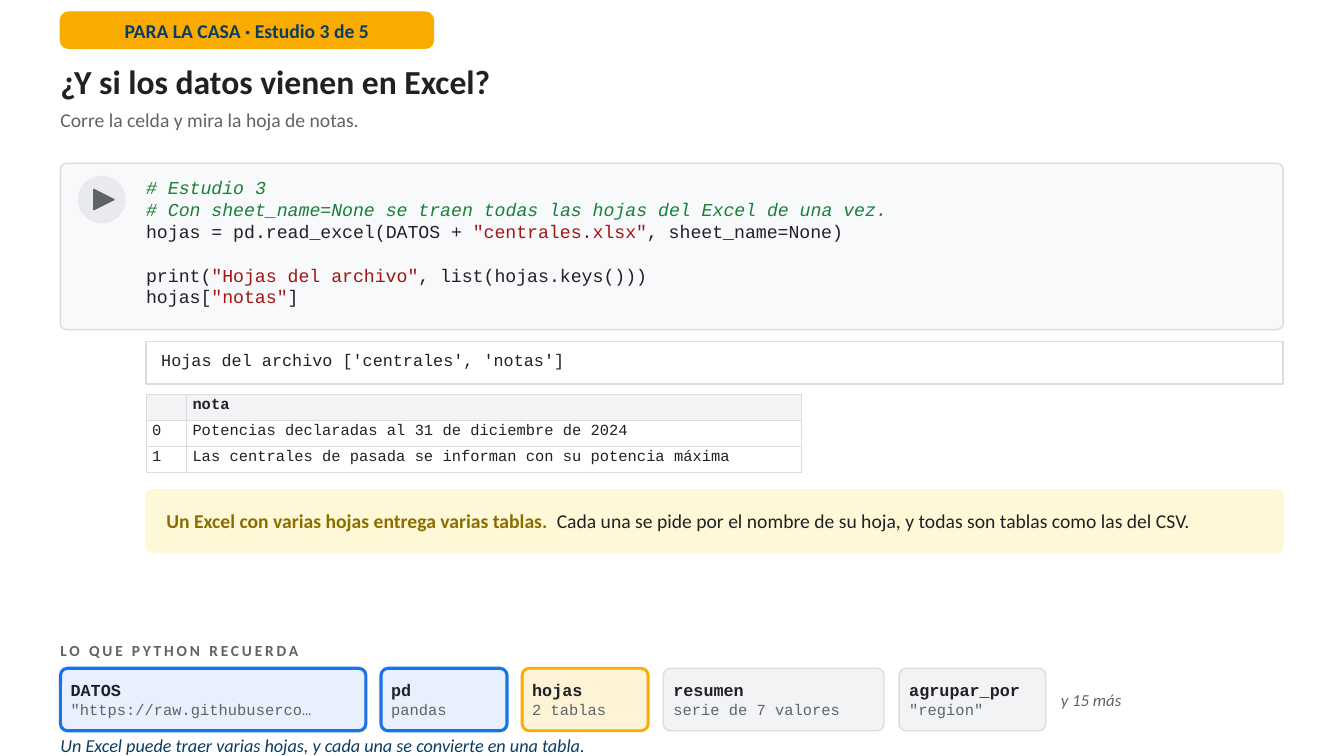
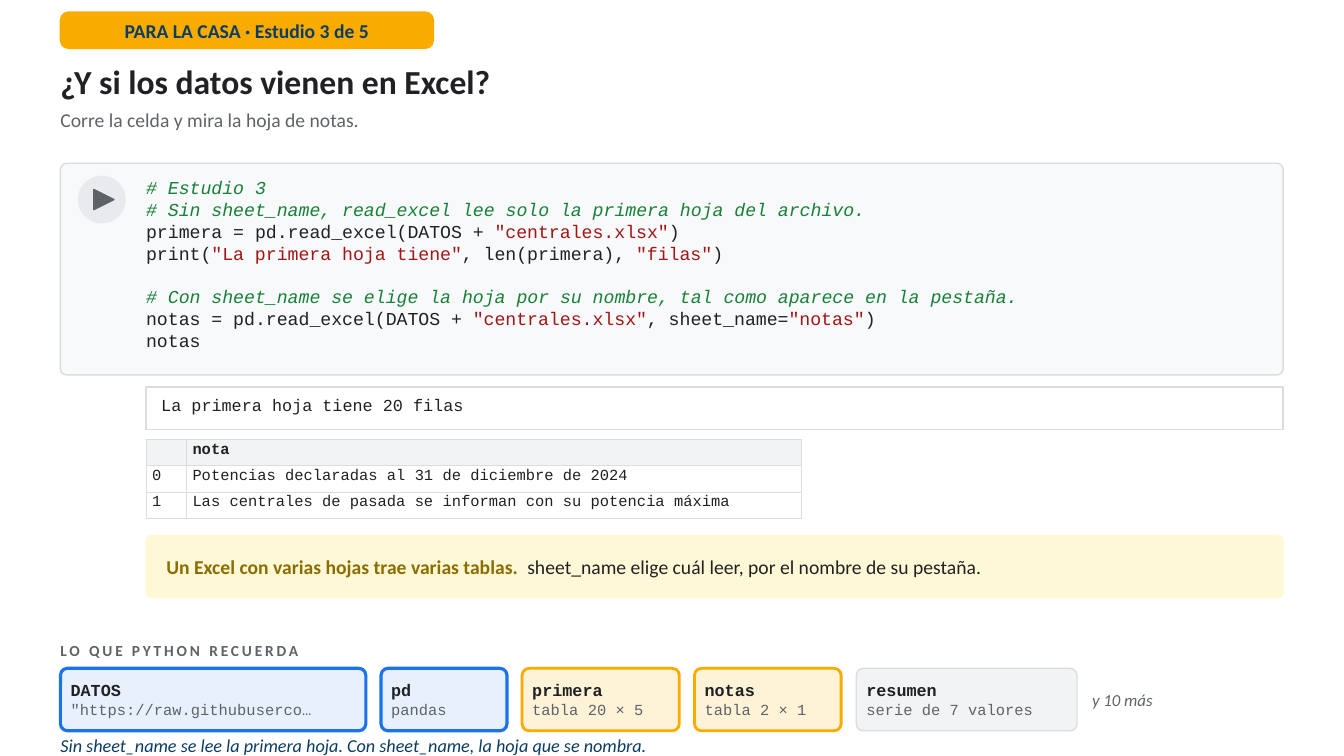
Before and after one commit to RodrigoMSB/curso-python-minergia, a slide deck: slide 52 of presentaciones/Simulador_Lab01_guiado.pptx (slide 53 before the commit). Drawn at 1344x756 pixels with LibreOffice and Linux fonts; fonts in the diff are those of the drawing. Boxes give left, top, right and bottom in pixels: in the first picture for what was removed or moved away, otherwise in the second. Text is boxed around its words. In the diff, an @@ line names an element or a change of style, - is before the commit and + after.

```diff
--- a/presentaciones/Simulador_Lab01_guiado.pptx
+++ b/presentaciones/Simulador_Lab01_guiado.pptx
@@ rounded rectangle: place and size @@
-rounded rectangle at <box>60,163,1284,330</box>
+rounded rectangle at <box>60,163,1284,375</box>
@@ rounded rectangle at <box>60,163,1284,375</box>: proportions changed @@
@@ text at <box>146,203,1018,347</box>: text changed; text colour #202124 to #188038 @@
-# Con sheet_name=None se traen todas las hojas del Excel de una vez.
-hojas = pd.read_excel(DATOS + "centrales.xlsx", sheet_name=None)
-print("Hojas del archivo", list(hojas.keys()))
-hojas["notas"]
+# Sin sheet_name, read_excel lee solo la primera hoja del archivo.
+primera = pd.read_excel(DATOS + "centrales.xlsx")
+print("La primera hoja tiene", len(primera), "filas")
+# Con sheet_name se elige la hoja por su nombre, tal como aparece en la pestaña.
+notas = pd.read_excel(DATOS + "centrales.xlsx", sheet_name="notas")
+notas
@@ text at <box>161,399,463,415</box>: text changed @@
-Hojas del archivo ['centrales', 'notas']
+La primera hoja tiene 20 filas
@@ 1 rectangle, 1 rounded rectangle, 1 table: place and size @@
-1 rectangle, 1 rounded rectangle, 1 table at <box>146,342,1284,553</box>
+1 rectangle, 1 rounded rectangle, 1 table at <box>146,387,1284,598</box>
@@ text at <box>166,560,981,578</box>: text changed @@
-Un Excel con varias hojas entrega varias tablas. Cada una se pide por el nombre de su hoja, y todas son tablas como las del CSV.
+Un Excel con varias hojas trae varias tablas. sheet_name elige cuál leer, por el nombre de su pestaña.
@@ rounded rectangle: place and size @@
-rounded rectangle at <box>522,668,648,731</box>
+rounded rectangle at <box>522,668,680,731</box>
@@ text at <box>532,684,643,715</box>: text changed @@
-hojas
-2 tablas
+primera
+tabla 20 × 5
@@ rounded rectangle: place and size @@
-rounded rectangle at <box>663,668,884,731</box>
+rounded rectangle at <box>695,668,842,731</box>
@@ rounded rectangle at <box>695,668,842,731</box>: fill #F1F3F4 to #FEF3D6; outline #DADCE0 1 pt to #F9AB00 2 pt @@
@@ text added at <box>705,684,806,715</box>, 11 pt, text #5F6368 @@
+notas
+tabla 2 × 1
@@ rounded rectangle: place and size @@
-rounded rectangle at <box>899,668,1047,731</box>
+rounded rectangle at <box>856,668,1077,731</box>
@@ text "resumen": place and size @@
-text "resumen" at <box>673,687,840,715</box>
+text "resumen" at <box>866,687,1033,715</box>
@@ text removed at <box>909,687,1020,718</box> @@
-agrupar_por
-"region"
@@ text at <box>1092,694,1152,709</box>: text changed @@
-y 15 más
+y 10 más
@@ text at <box>60,739,646,755</box>: text changed @@
-Un Excel puede traer varias hojas, y cada una se convierte en una tabla.
+Sin sheet_name se lee la primera hoja. Con sheet_name, la hoja que se nombra.
```
Also in this commit, not shown: 28 other slides changed, 6 slides added, 6 slides removed, 22 other files.
